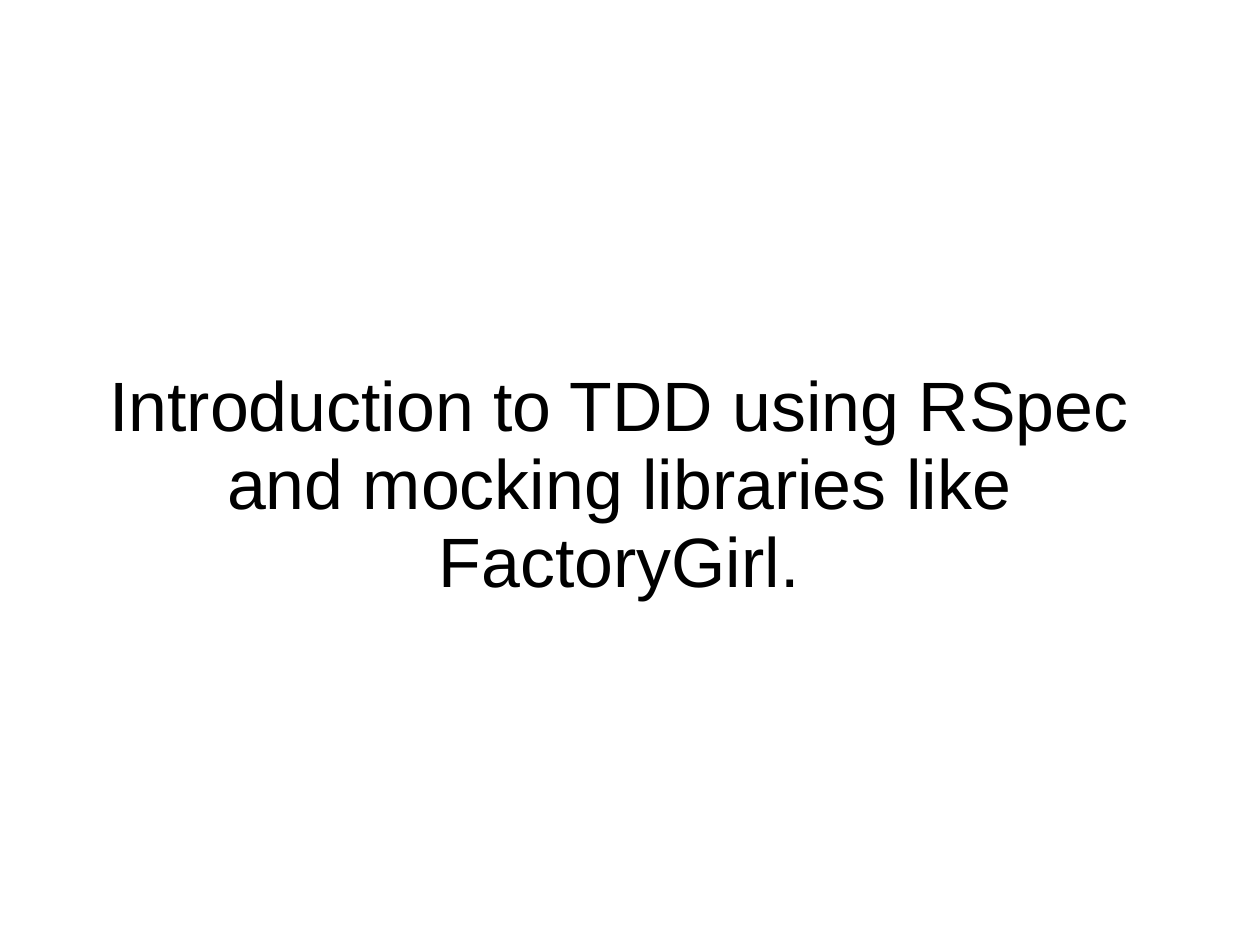
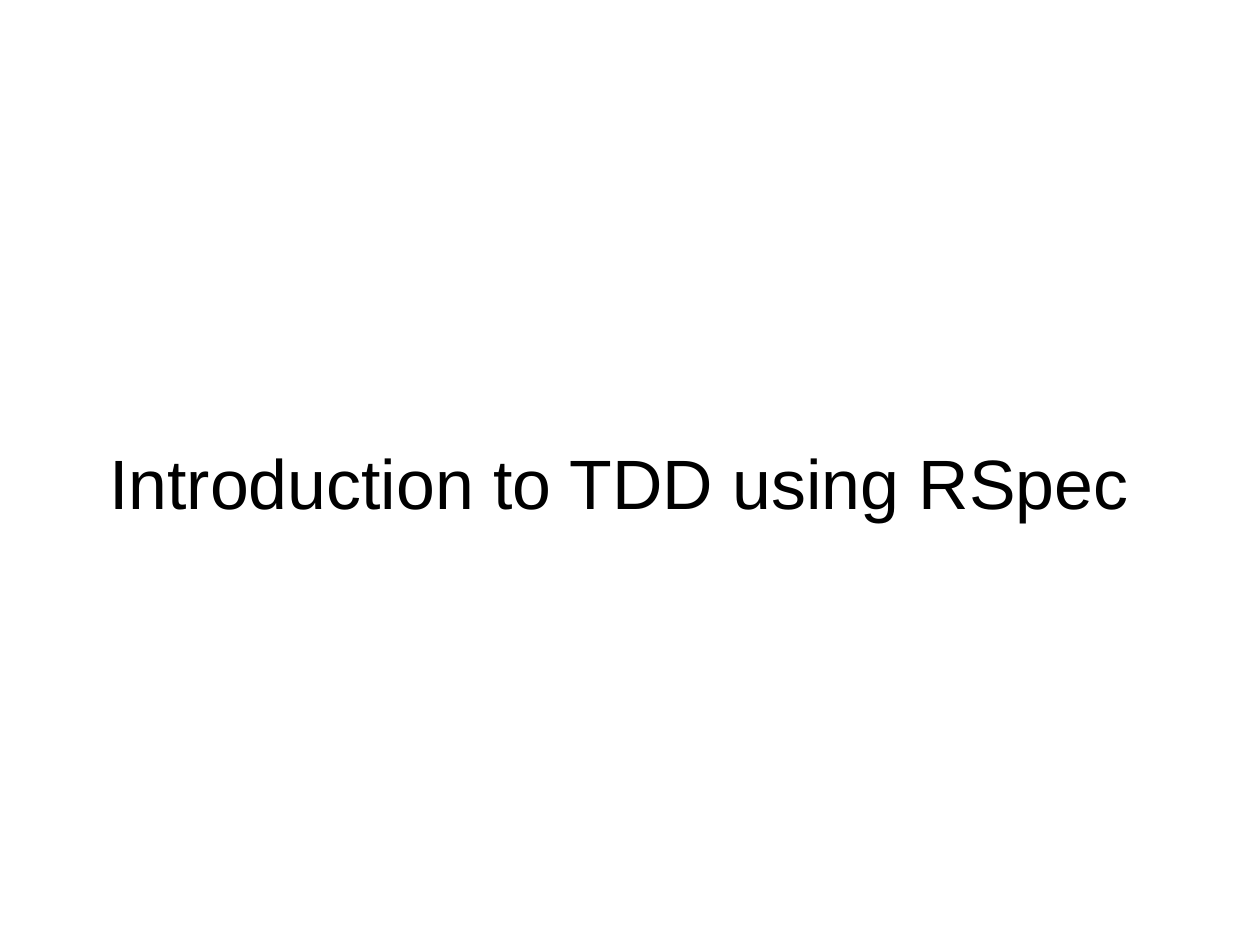
Before and after one commit to rubypool/rails-training-material, a slide deck: slide 1 of ruby-rails-testing_with_Rspec.pptx. Drawn at 1260x945 pixels with LibreOffice and Linux fonts; fonts in the diff are those of the drawing. Boxes give left, top, right and bottom in pixels: in the first picture for what was removed or moved away, otherwise in the second. Text is boxed around its words. In the diff, an @@ line names an element or a change of style, - is before the commit and + after.

Commit message:
updated ppt for rspec

```diff
--- a/ruby-rails-testing_with_Rspec.pptx
+++ b/ruby-rails-testing_with_Rspec.pptx
@@ title at box(109, 458, 1129, 522): text changed @@
-Introduction to TDD using RSpec and mocking libraries like FactoryGirl.
+Introduction to TDD using RSpec
```
Also in this commit, not shown: 5 other slides changed.
